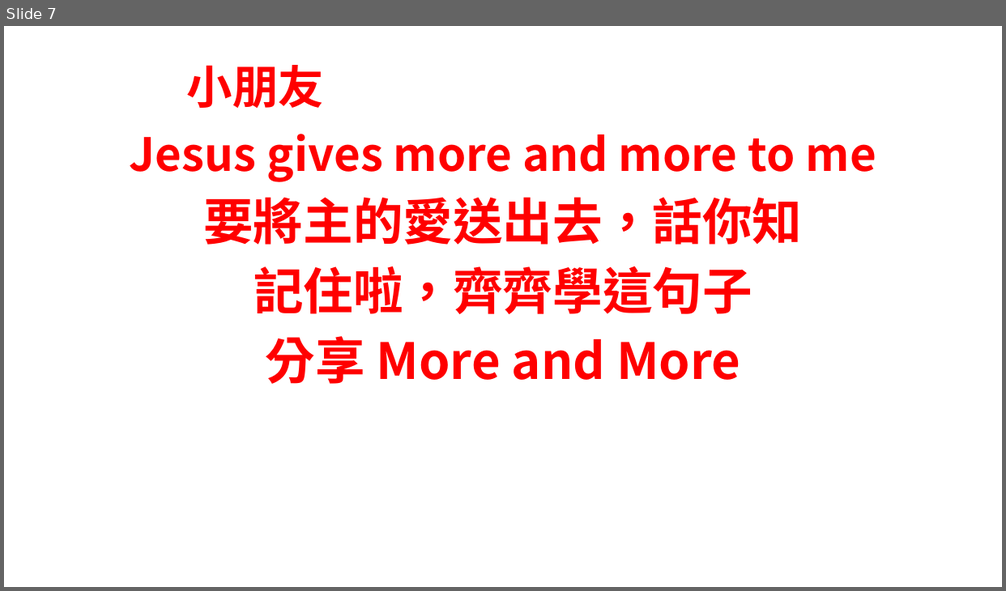
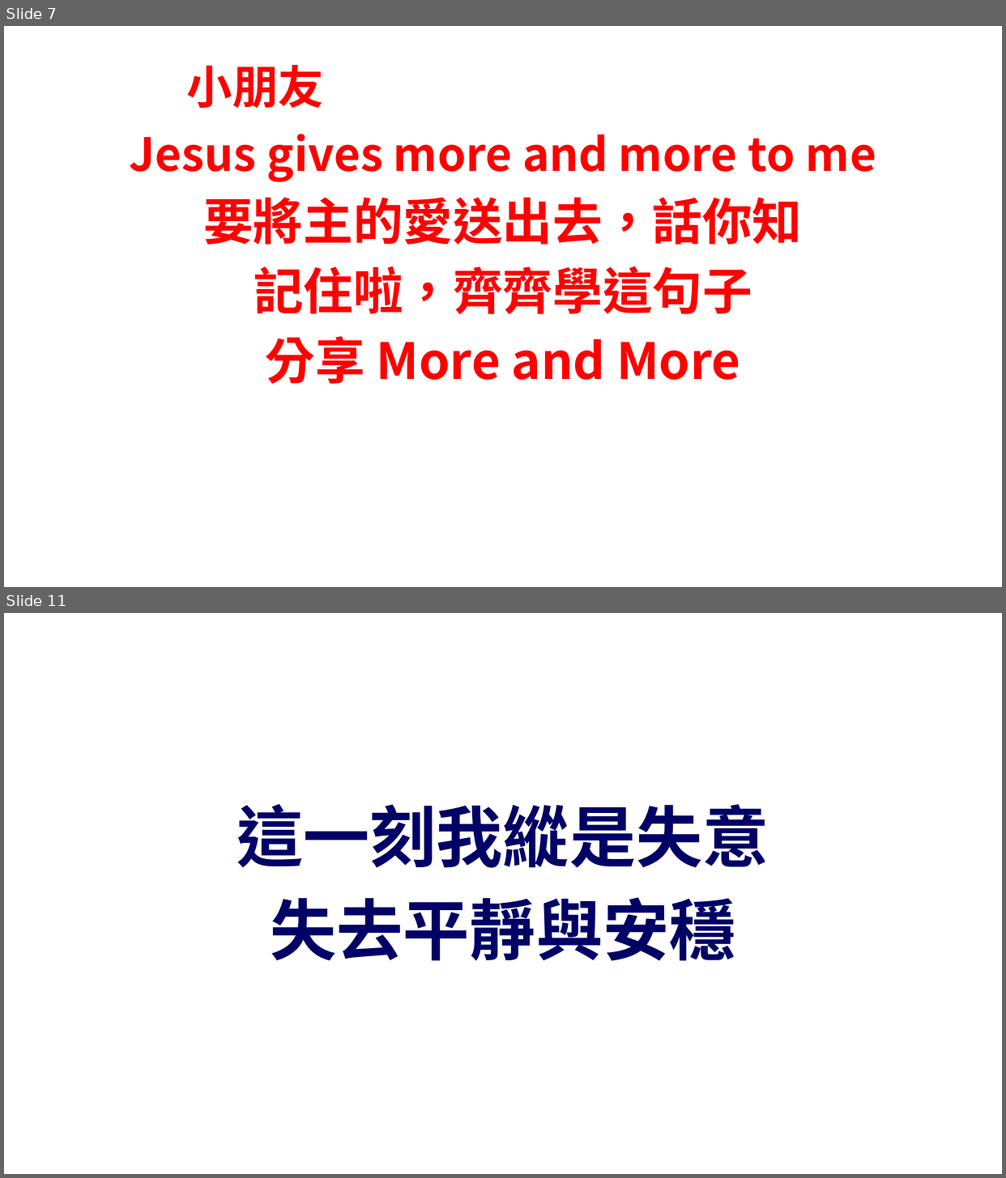
Before and after one commit to batisuoc/bible-school, a slide deck: 2020/11月.pptx. Shown one above the other, each under a label of ours: slide 7 before the commit, slides 7 and 11 after it; the slides between them are not shown. The pictures are 1006x591 and 1006x1178 pixels, drawn with LibreOffice and Linux fonts; fonts in the diff are those of the drawing; background and template pictures are left out. Boxes give left, top, right and bottom in pixels: in the first picture for what was removed or moved away, otherwise in the second. Text is boxed around its words. In the diff, an @@ line names an element or a change of style, - is before the commit and + after.

```diff
--- a/2020/11月.pptx
+++ b/2020/11月.pptx
@@ slide 11 added at bbox=[4, 613, 1002, 1174], background picture (left out) @@
@@ text added at bbox=[237, 804, 769, 961], 64 pt, text #000066, bold @@
+這一刻我縱是失意
+失去平靜與安穩
```
Also in this commit, not shown: 18 other slides added, 1 other file.
